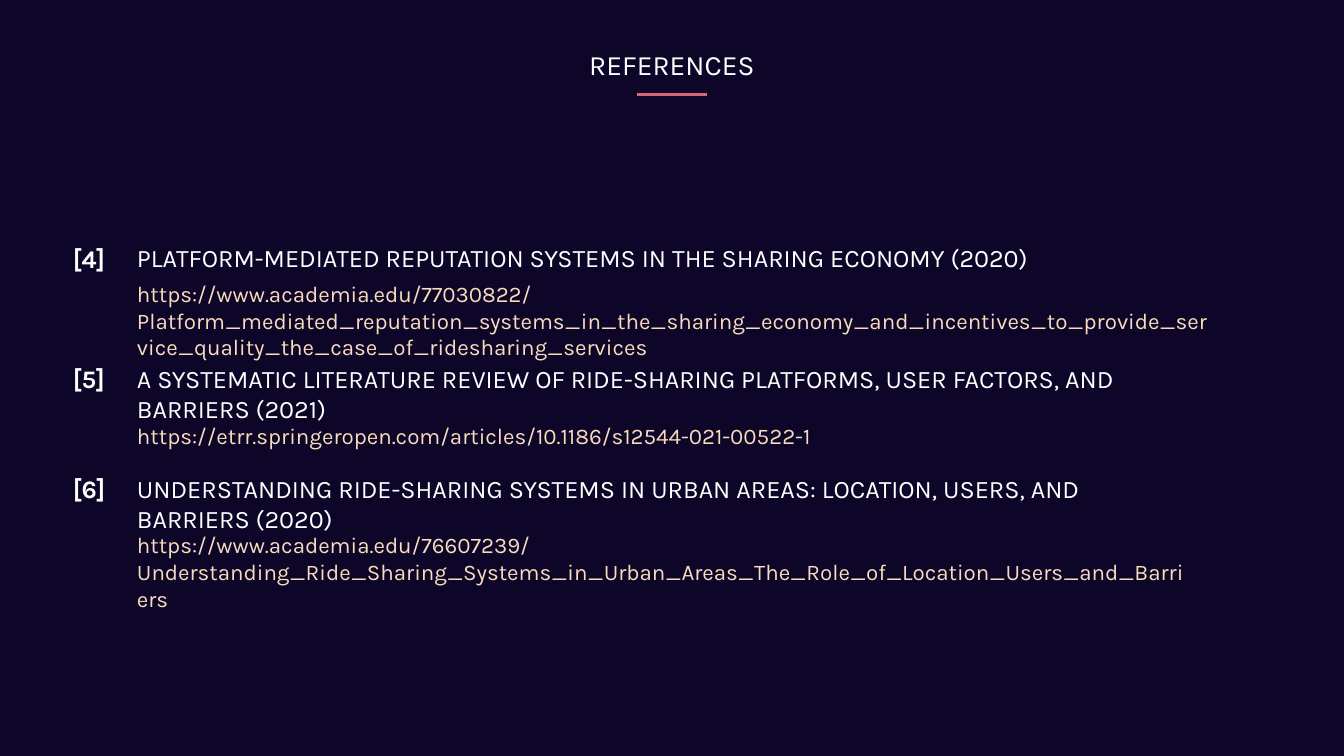
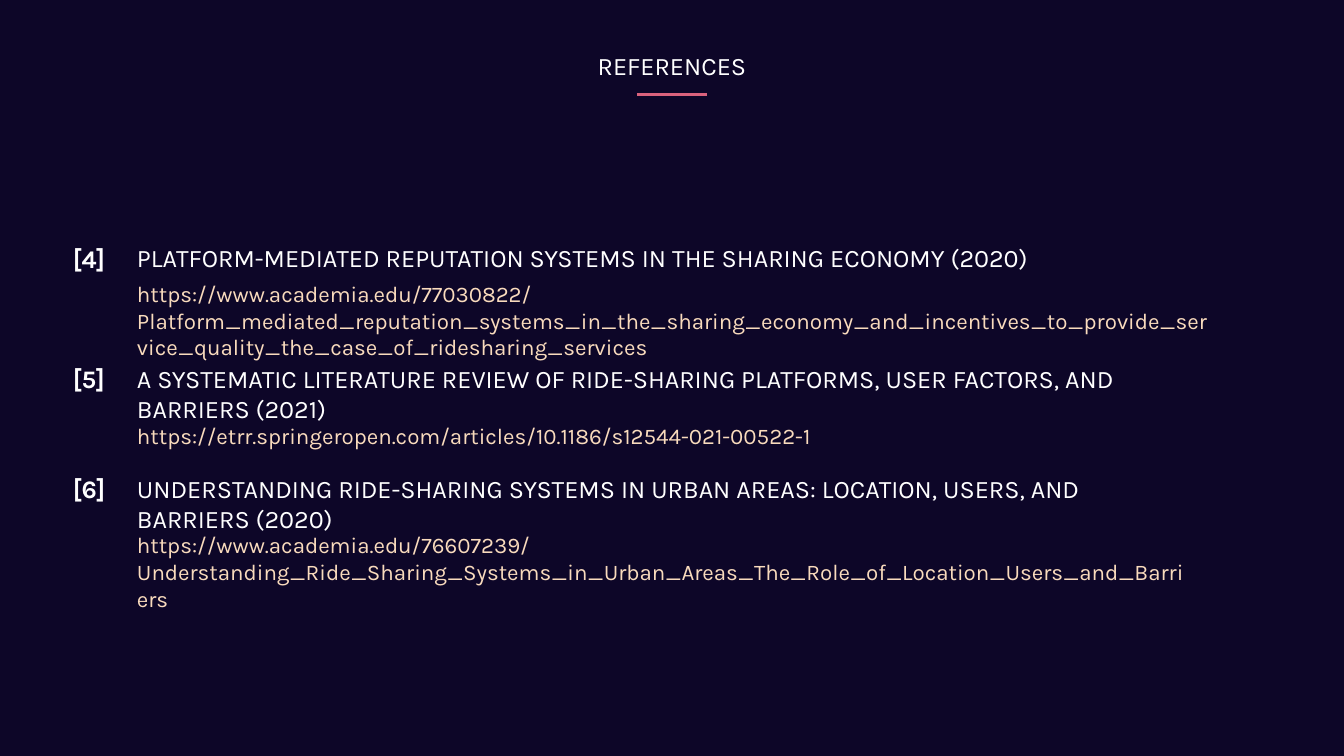
Before and after one commit to GiuseppeSoriano/MoodPilot, a slide deck: slide 16 of Idea/Idea_Presentation.pptx. Drawn at 1344x756 pixels with LibreOffice and Linux fonts; fonts in the diff are those of the drawing. Boxes give left, top, right and bottom in pixels: in the first picture for what was removed or moved away, otherwise in the second. Text is boxed around its words. In the diff, an @@ line names an element or a change of style, - is before the commit and + after.

```diff
--- a/Idea/Idea_Presentation.pptx
+++ b/Idea/Idea_Presentation.pptx
@@ text "REFERENCES" at (x1=598, y1=59, x2=747, y2=76): size 20 to 18 pt @@
```
Also in this commit, not shown: 1 other slide changed, 3 slides added, 3 slides removed, 1 other file.
